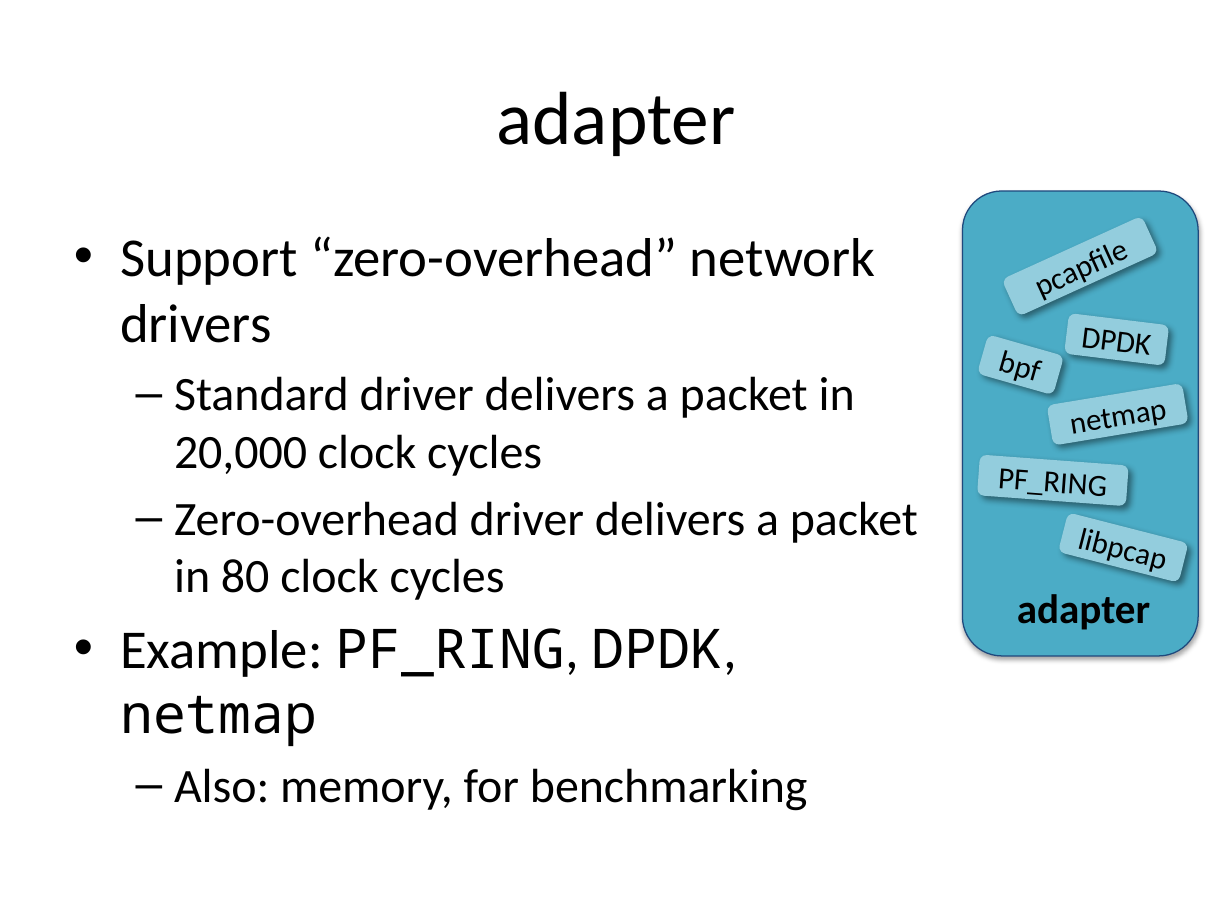
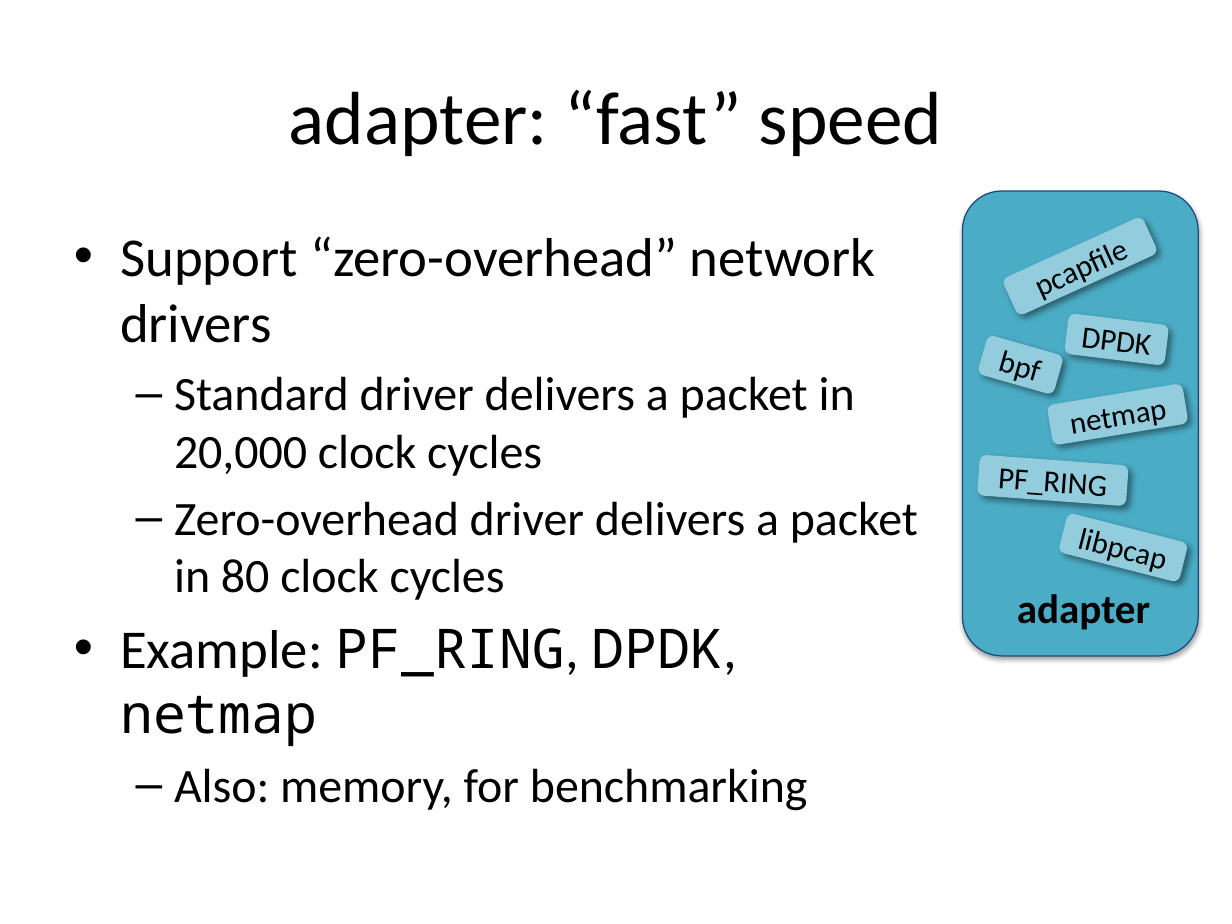
Before and after one commit to robertdavidgraham/robdns, a slide deck: slide 18 of doc/high-level-design.pptx (slide 4 before the commit). Drawn at 1232x924 pixels with LibreOffice and Linux fonts; fonts in the diff are those of the drawing. Boxes give left, top, right and bottom in pixels: in the first picture for what was removed or moved away, otherwise in the second. Text is boxed around its words. In the diff, an @@ line names an element or a change of style, - is before the commit and + after.

```diff
--- a/doc/high-level-design.pptx
+++ b/doc/high-level-design.pptx
@@ title at [289, 90, 942, 156]: text changed @@
-adapter
+adapter: “fast” speed
```
Also in this commit, not shown: 7 other slides changed, 20 slides added, 16 other files.
